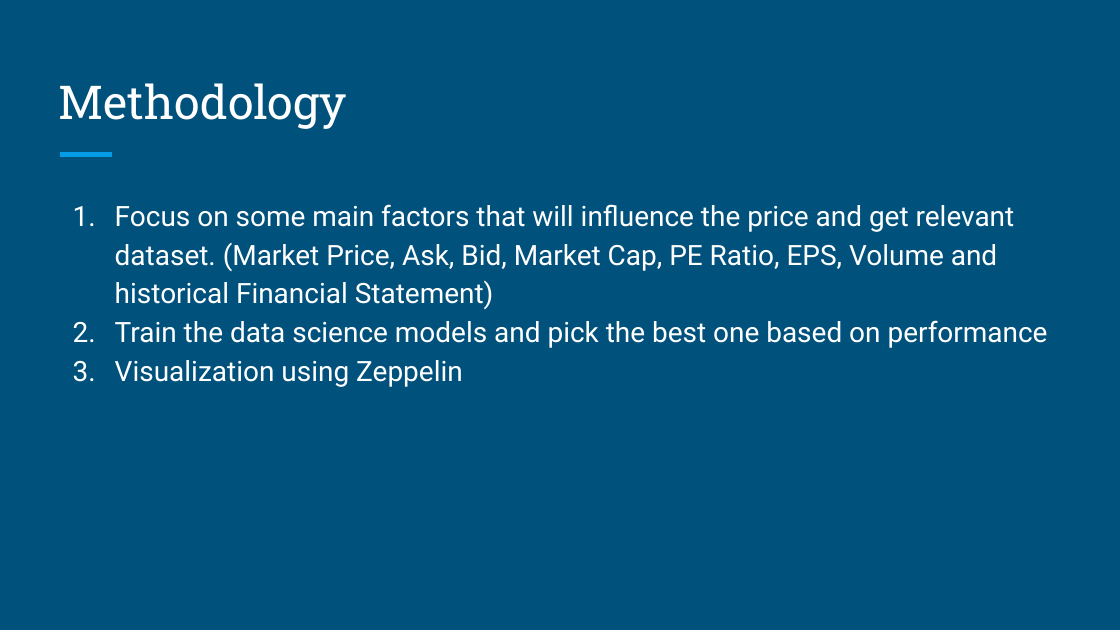
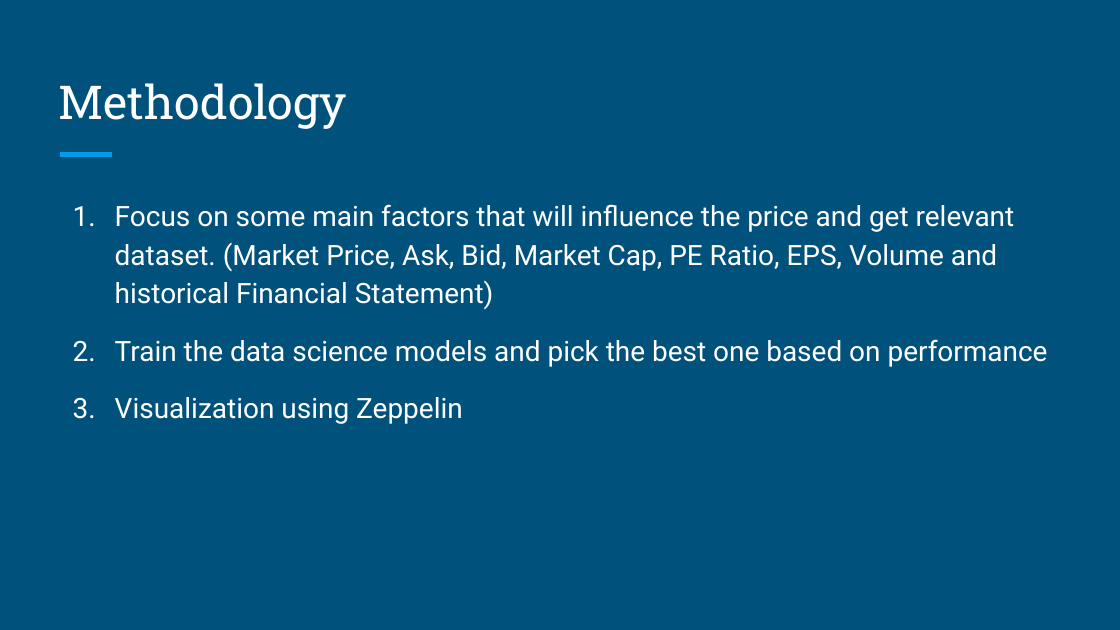
Before and after one commit to reasonwow/Stock_Prediction_Scala, a slide deck: slide 3 of Presentation/ScalaTeam9Planning.pptx. Drawn at 1120x630 pixels with LibreOffice and Linux fonts; fonts in the diff are those of the drawing. Boxes give left, top, right and bottom in pixels: in the first picture for what was removed or moved away, otherwise in the second. Text is boxed around its words. In the diff, an @@ line names an element or a change of style, - is before the commit and + after.

```diff
--- a/Presentation/ScalaTeam9Planning.pptx
+++ b/Presentation/ScalaTeam9Planning.pptx
@@ text "Focus on some main factors ..." at (115,204,1048,424): more space between paragraphs @@
```
Also in this commit, not shown: 1 other slide changed, 2 other files.
